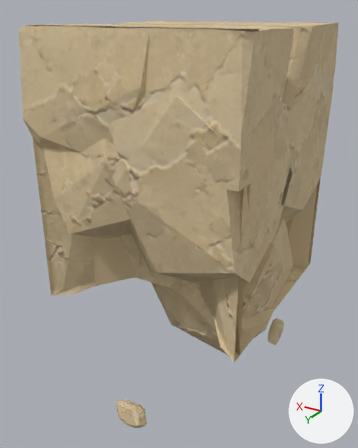
Before and after pictures for a commit that changed the glTF model assets/custom/models/ground_modules/ground_bottom_strip_02.glb.
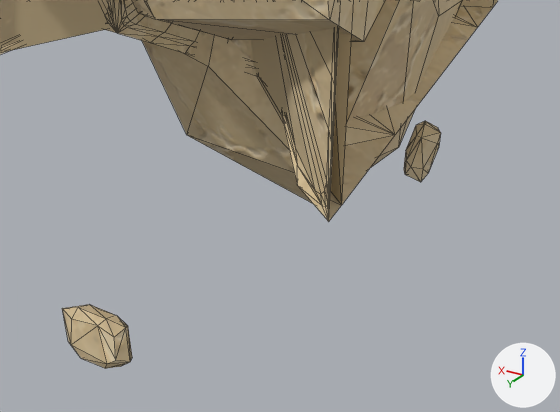
There are two pictures of each version: one whole from a camera (50 mm lens) standing at (-0.64, 2.5, 0.96) and looking at (0.54, 0.53, -0.03), one close up on the part from 25% to 94% of the width and 59% to 100% of the height. Lighting does not change. The marker at lower right points along +X, +Y and +Z. The first two pictures are the older version. The close-ups show mesh edges as thin lines. Vertices at exactly the same position are counted once.

Objects in the first close-up: 'GroundBottomStrip02_Body'.
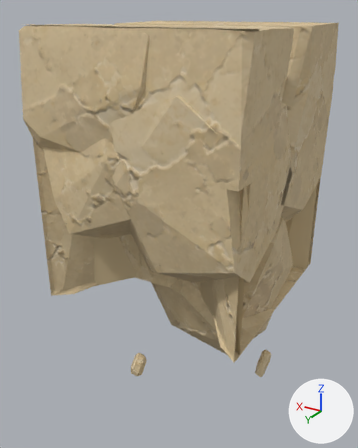
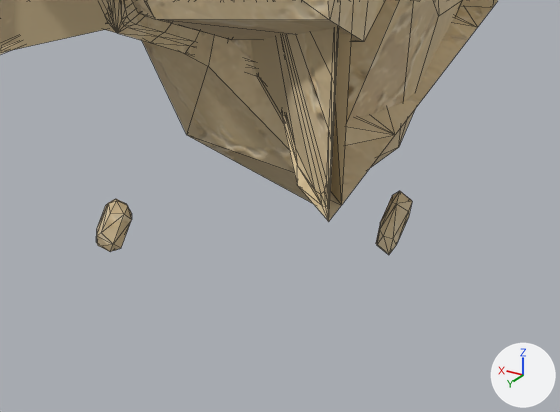
Boxes [x1, y1, x2, y2] around the edits, measured in the close-ups (560 x 412 px; the box of a moved part takes in the faces that stretch with it):
'GroundBottomStrip02_Body', reshaped
    before: [0, 0, 498, 369]
    after: [0, 0, 498, 255]
part 1 of me_groundbottomstrip02_bodyshouldermesh, moved or reshaped
    before: [62, 305, 132, 369]
    after: [96, 199, 132, 252]
part 2 of me_groundbottomstrip02_bodyshouldermesh, moved or reshaped
    before: [404, 121, 441, 182]
    after: [376, 191, 412, 255]

Diff of the bpy script that builds the scene:
```diff
--- a/assets/custom/models/ground_modules/ground_bottom_strip_02.glb.py
+++ b/assets/custom/models/ground_modules/ground_bottom_strip_02.glb.py
@@ me_groundbottomstrip02_bodyshouldermesh @@
 # used by ob_groundbottomstrip02_body; location = (0.0, 0.0, 0.0)
-me_groundbottomstrip02_bodyshouldermesh.from_pydata(...)  # 882 vertices, 1558 faces; spans x 0.0..1.0, y -0.04..1.04, z -0.95..0.91
+me_groundbottomstrip02_bodyshouldermesh.from_pydata(...)  # 882 vertices, 1558 faces; spans x 0.0..1.0, y -0.04..1.04, z -0.93..0.91
+# me_groundbottomstrip02_bodyshouldermesh part 1: the loose piece of 24 vertices spanning x 0.44..0.65, y 0.94..1.04, z -0.95..-0.81 is multiplied about its middle by the matrix ((0.578, 0.578, -0.01), (-0.547, 0.542, -0.277), (-0.19, 0.203, 0.769)), then moved by (0.04, -0.14, 0.19)
+# me_groundbottomstrip02_bodyshouldermesh part 2: the loose piece of 24 vertices spanning x 0.11..0.21, y -0.04..0.06, z -0.93..-0.77 is multiplied about its middle by the matrix ((0.912, 0.023, 0.003), (-0.022, 0.895, -0.175), (-0.007, 0.175, 0.895)), then moved by (-0.05, 0.32, 0.0)
 me_groundbottomstrip02_bodyshouldermesh.materials.append(mat_sandstone_plate_1_001)
```
